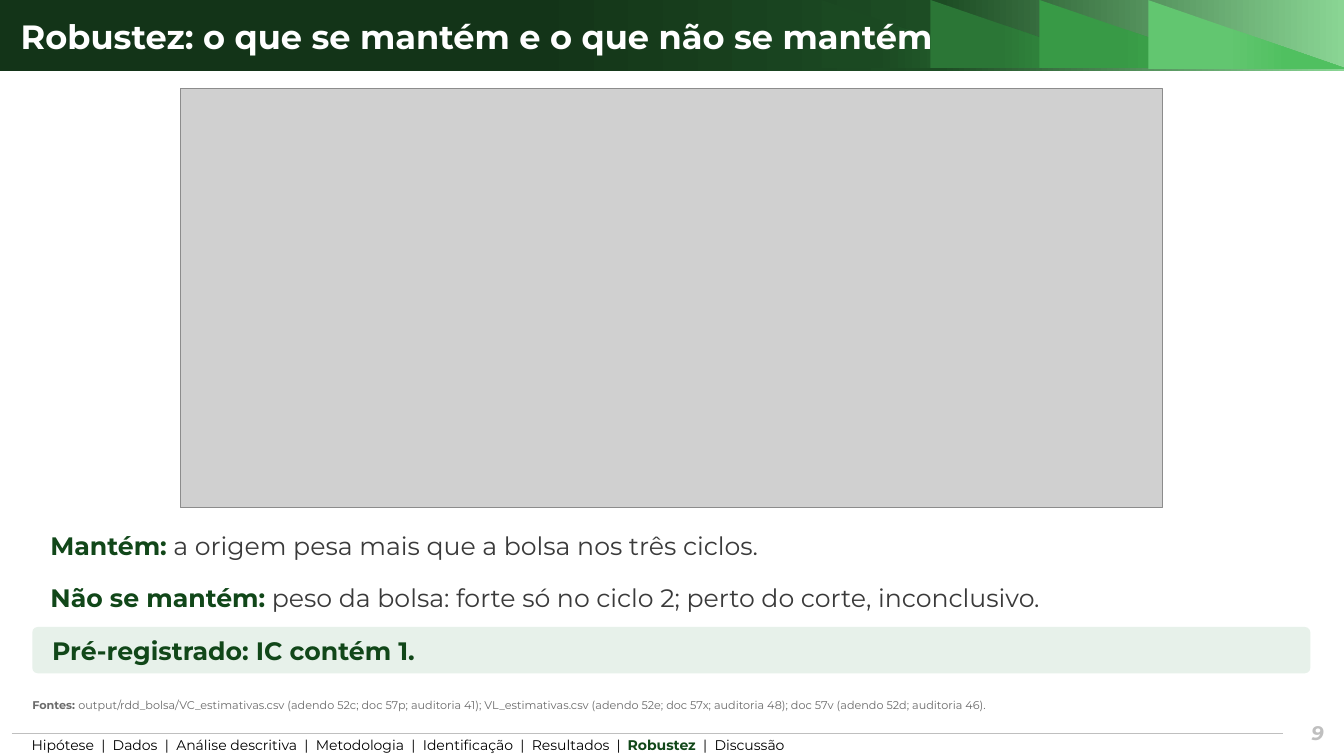
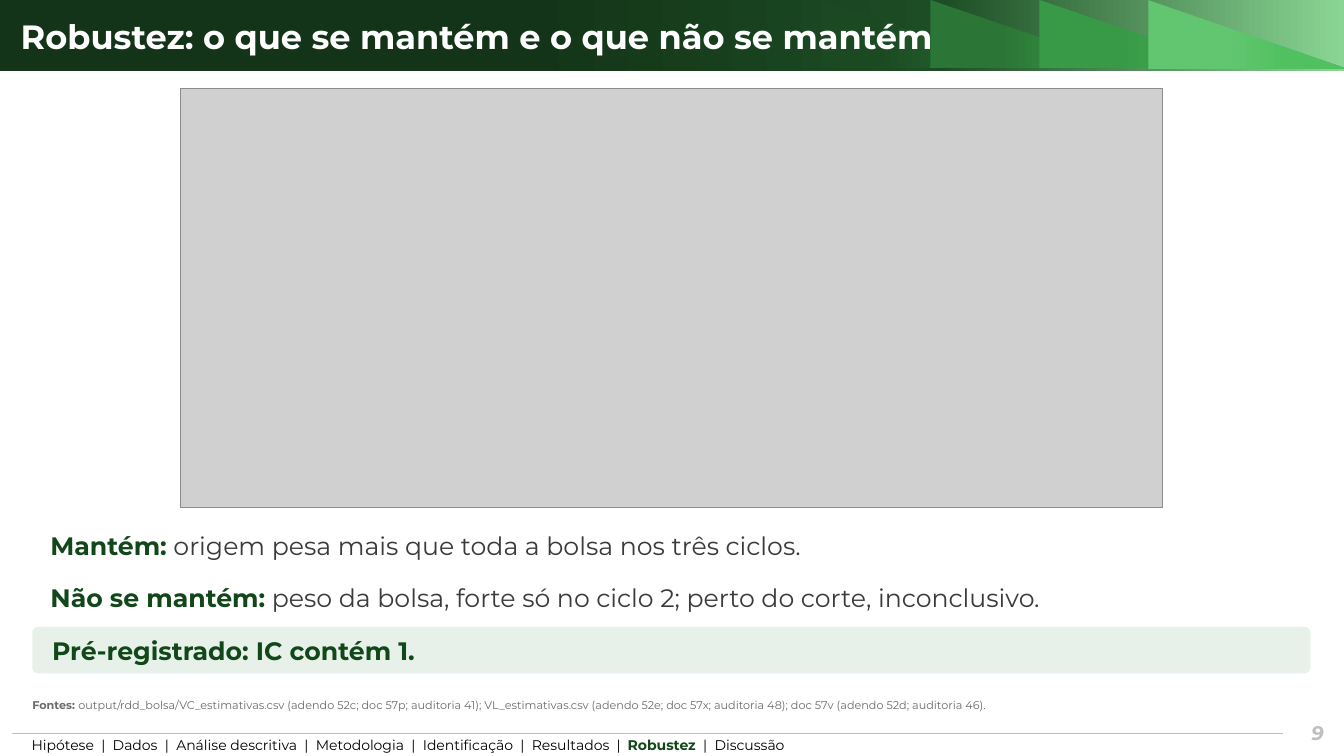
Before and after one commit to ka1victor/impact-eval-health-econ-pmme, a slide deck: slide 9 of output/apresentacao_banca2/deck_banca2_curto.pptx. Drawn at 1344x756 pixels with LibreOffice and Linux fonts; fonts in the diff are those of the drawing; grey boxes stand for pictures; background and template pictures are left out. Boxes give left, top, right and bottom in pixels: in the first picture for what was removed or moved away, otherwise in the second. Text is boxed around its words. In the diff, an @@ line names an element or a change of style, - is before the commit and + after.

```diff
--- a/output/apresentacao_banca2/deck_banca2_curto.pptx
+++ b/output/apresentacao_banca2/deck_banca2_curto.pptx
@@ text at <box>50,536,801,560</box>: text changed @@
-Mantém: a origem pesa mais que a bolsa nos três ciclos.
+Mantém: origem pesa mais que toda a bolsa nos três ciclos.
@@ text at <box>50,588,1039,612</box>: text changed @@
-Não se mantém: peso da bolsa: forte só no ciclo 2; perto do corte, inconclusivo.
+Não se mantém: peso da bolsa, forte só no ciclo 2; perto do corte, inconclusivo.
```
Also in this commit, not shown: 5 other slides changed, 18 other files.
